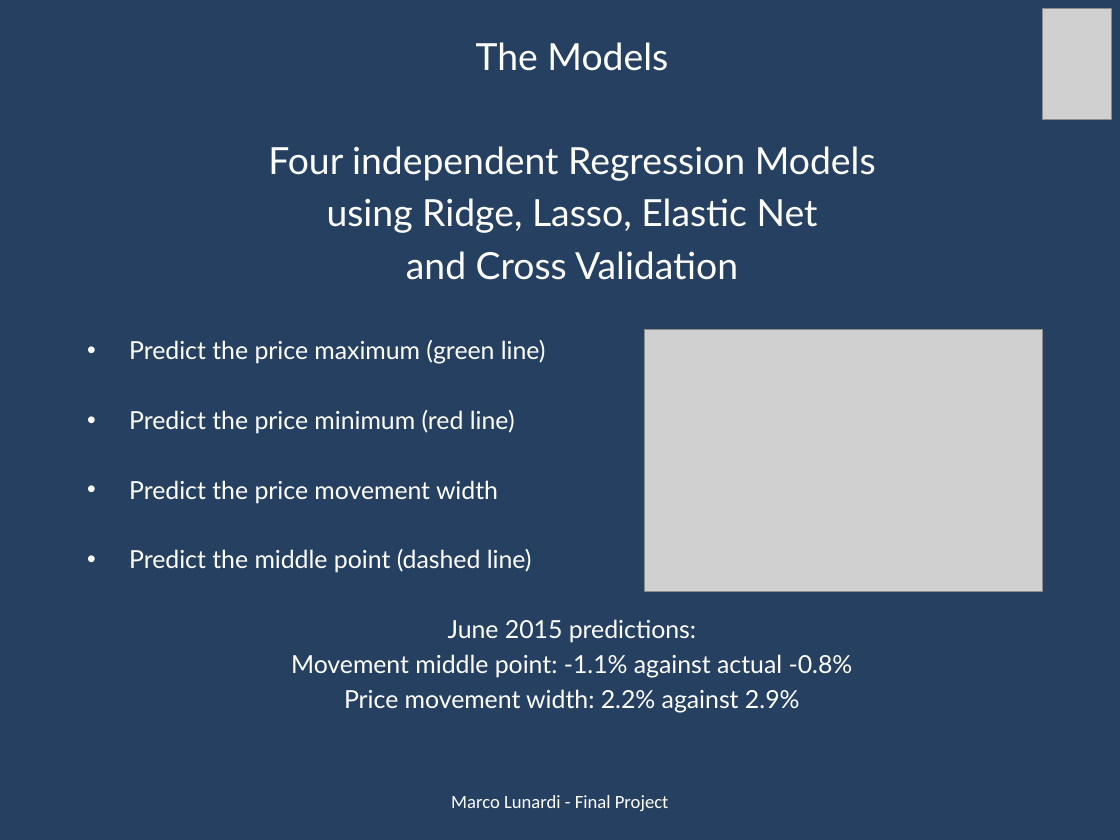
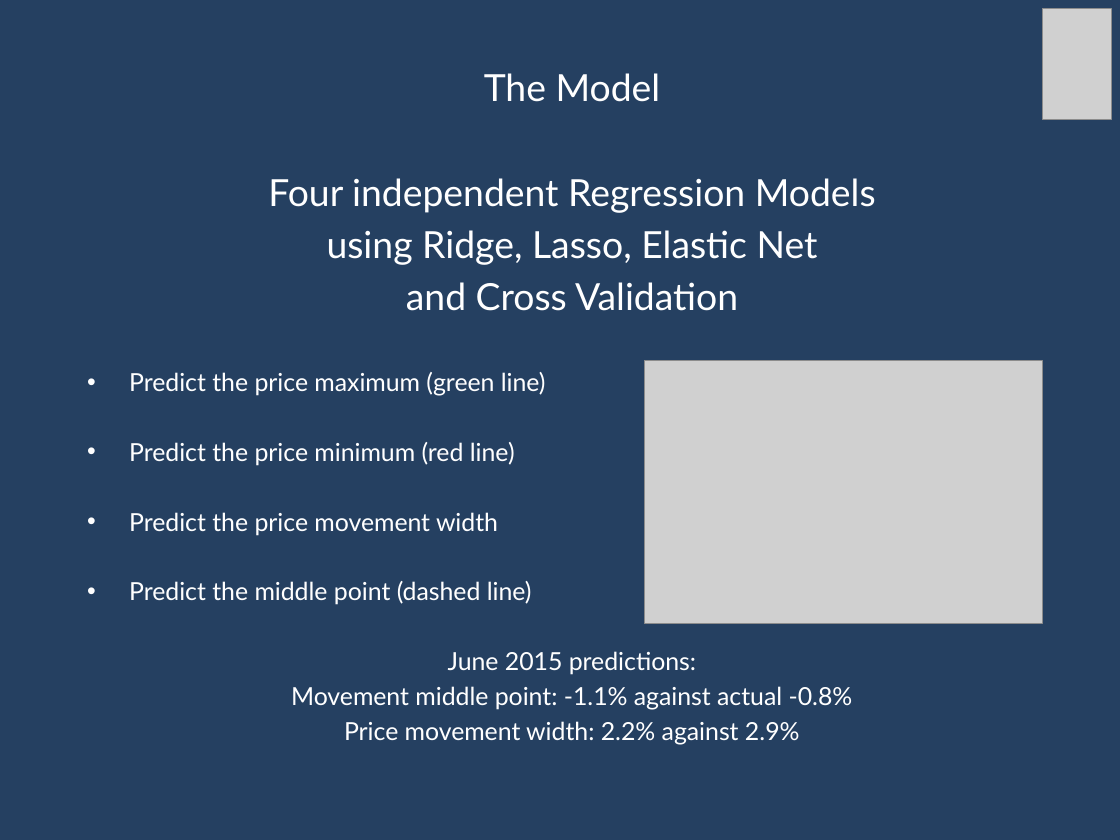
Before and after one commit to marcolunardi/metis, a slide deck: slide 5 of final_project/Metis Kojak.pptx. Drawn at 1120x840 pixels with LibreOffice and Linux fonts; fonts in the diff are those of the drawing; grey boxes stand for pictures. Boxes give left, top, right and bottom in pixels: in the first picture for what was removed or moved away, otherwise in the second. Text is boxed around its words. In the diff, an @@ line names an element or a change of style, - is before the commit and + after.

```diff
--- a/final_project/Metis Kojak.pptx
+++ b/final_project/Metis Kojak.pptx
@@ text "The Model": place and size @@
-text "The Model" at [129, 42, 876, 713]
+text "The Model" at [129, 73, 876, 745]
@@ text at [484, 73, 661, 102]: text changed @@
-The Models
+The Model
@@ picture: place and size @@
-picture at [644, 329, 1043, 591]
+picture at [644, 361, 1043, 623]
@@ text removed at [451, 795, 668, 811] @@
-Marco Lunardi - Final Project
```
Also in this commit, not shown: 8 other slides changed, 7 other files.
